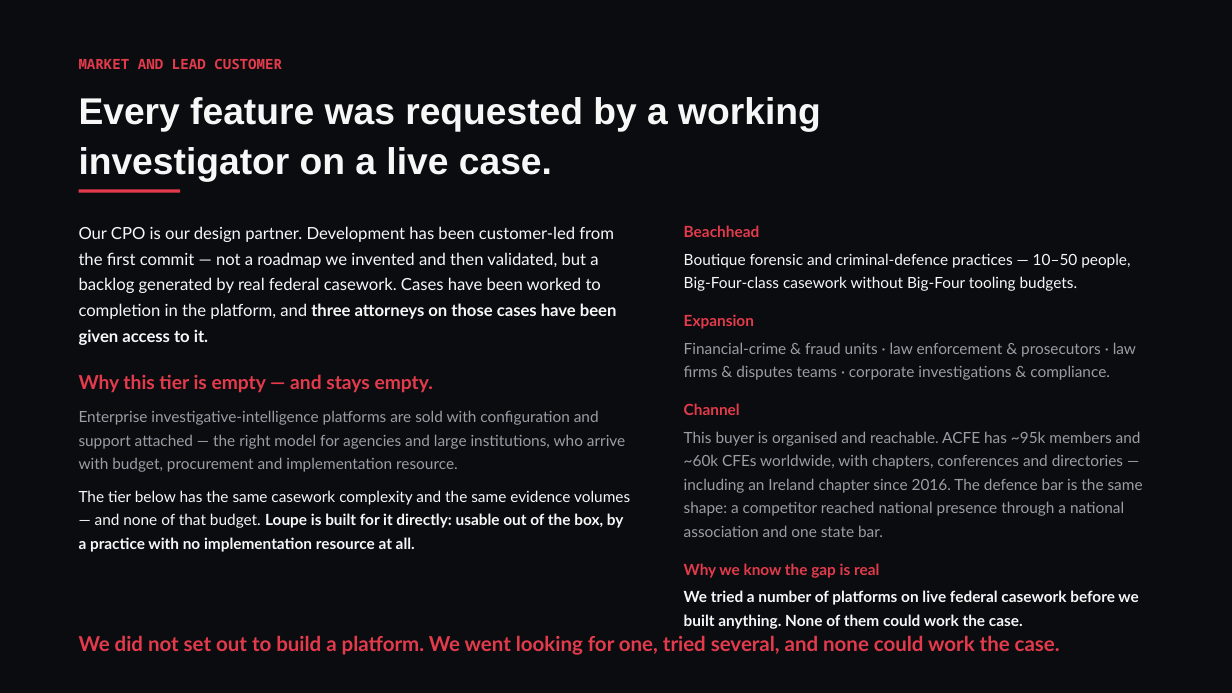
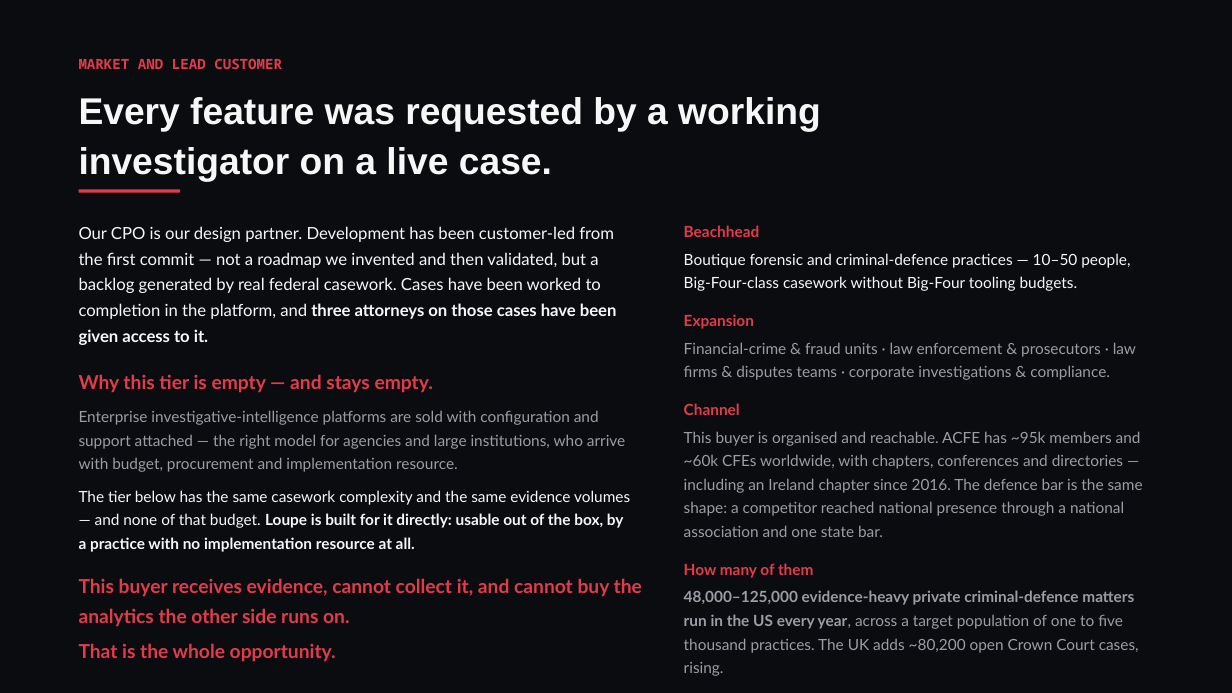
Before and after one commit to conorbowles51/owl-n4j, a slide deck: slide 7 of Loupe-NDRC-deck.pptx. Drawn at 1232x693 pixels with LibreOffice and Linux fonts; fonts in the diff are those of the drawing. Boxes give left, top, right and bottom in pixels: in the first picture for what was removed or moved away, otherwise in the second. Text is boxed around its words. In the diff, an @@ line names an element or a change of style, - is before the commit and + after.

```diff
--- a/Loupe-NDRC-deck.pptx
+++ b/Loupe-NDRC-deck.pptx
@@ text at (684, 563, 1139, 676): text changed; text colour #F7F7F8 to #9A9DA5; bold off @@
-Why we know the gap is real
-We tried a number of platforms on live federal casework before we built anything. None of them could work the case.
+How many of them
+48,000–125,000 evidence-heavy private criminal-defence matters run in the US every year, across a target population of one to five thousand practices. The UK adds ~80,200 open Crown Court cases, rising.
@@ text at (79, 578, 642, 662): text changed; size 16 to 15 pt @@
-We did not set out to build a platform. We went looking for one, tried several, and none could work the case.
+This buyer receives evidence, cannot collect it, and cannot buy the analytics the other side runs on.
+That is the whole opportunity.
```
Also in this commit, not shown: 1 other slide changed, 3 other files.
